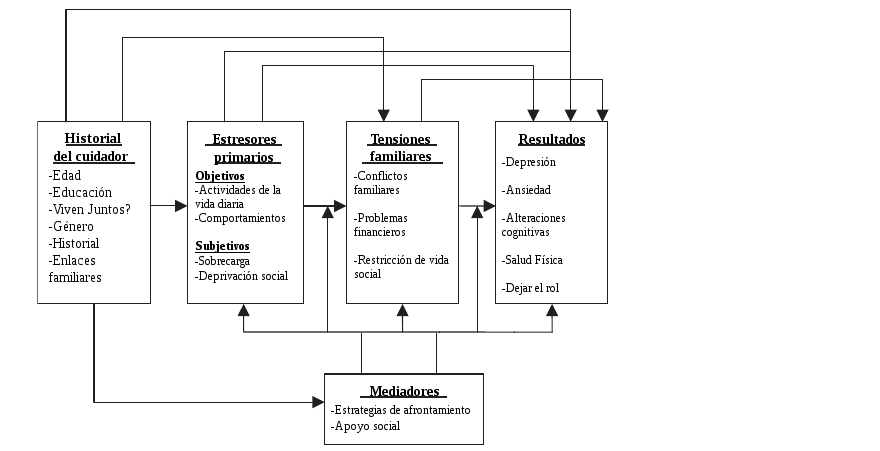
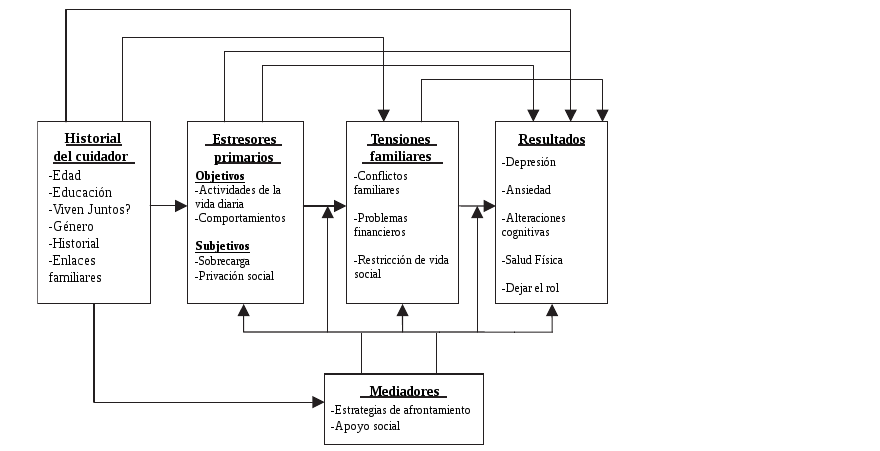
Revision of a layered 880x451 image; what changed, layer by layer:
painted on "Objetivos ..." over (199, 271, 288, 283)
